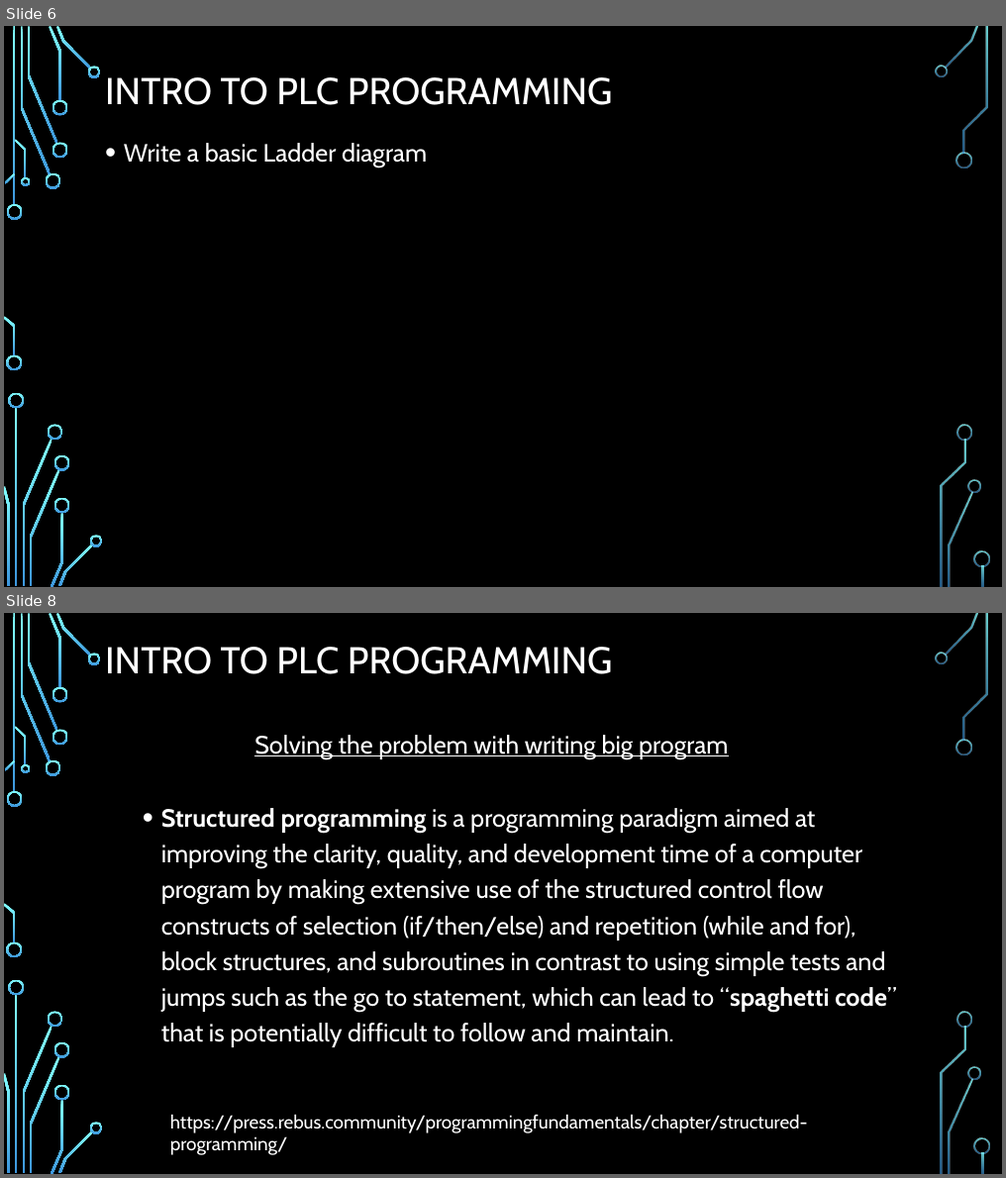
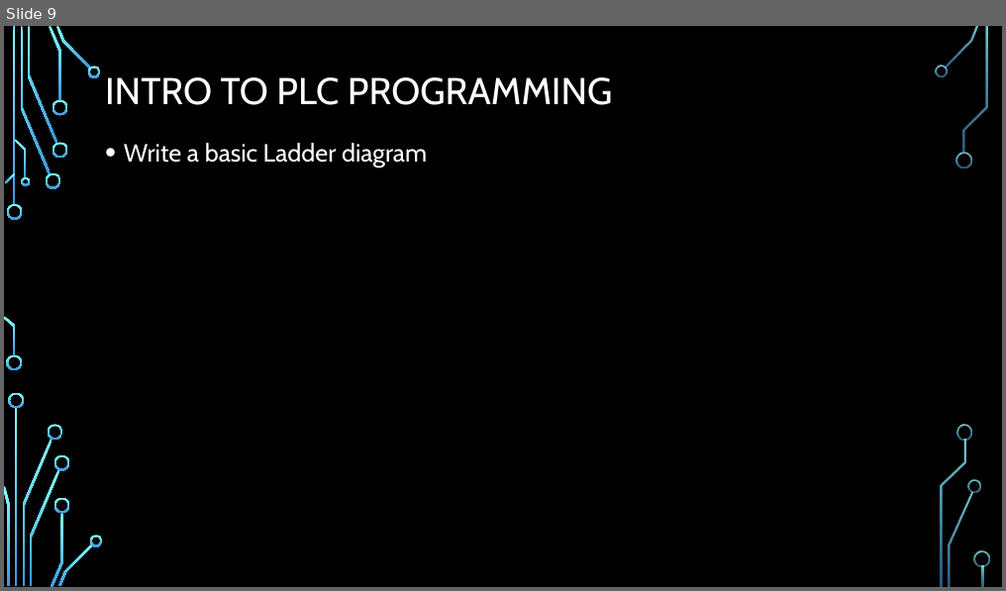
Before and after one commit to ramo1266/PLCProgrammingCourse, a slide deck: PowerPoint/Introduction To PLC programming.pptx. Shown one above the other, each under a label of ours: slides 6 and 8 before the commit, slide 9 after it; the slides between them are not shown. The pictures are 1006x1178 and 1006x591 pixels, drawn with LibreOffice and Linux fonts; fonts in the diff are those of the drawing; background and template pictures are left out. Boxes give left, top, right and bottom in pixels: in the first picture for what was removed or moved away, otherwise in the second. Text is boxed around its words. In the diff, an @@ line names an element or a change of style, - is before the commit and + after.

```diff
--- a/PowerPoint/Introduction To PLC programming.pptx
+++ b/PowerPoint/Introduction To PLC programming.pptx
@@ slide 8 removed at bbox=[4, 613, 1002, 1174], background picture (left out); not listed: 36 template elements that a slide beside it also shows @@
@@ title removed at bbox=[105, 647, 613, 674] @@
-INTRO TO PLC PROGRAMMING
@@ text removed at bbox=[161, 735, 896, 1048] @@
-Solving the problem with writing big program
-  • Structured programming is a programming paradigm aimed at improving the clarity, quality, and development time of a computer program by making extensive use of the structured control flow constructs of selection (if/then/else) and repetition (while and for), block structures, and subroutines in contrast to using simple tests and jumps such as the go to statement, which can lead to “spaghetti code” that is potentially difficult to follow and maintain.
@@ text removed at bbox=[170, 1114, 808, 1156] @@
-https://press.rebus.community/programmingfundamentals/chapter/structured-programming/
@@ what was slide 6 is now slide 9 @@
```
Also in this commit, not shown: 4 slides changed, 2 slides added, 7 other slides removed, 3 other files.
